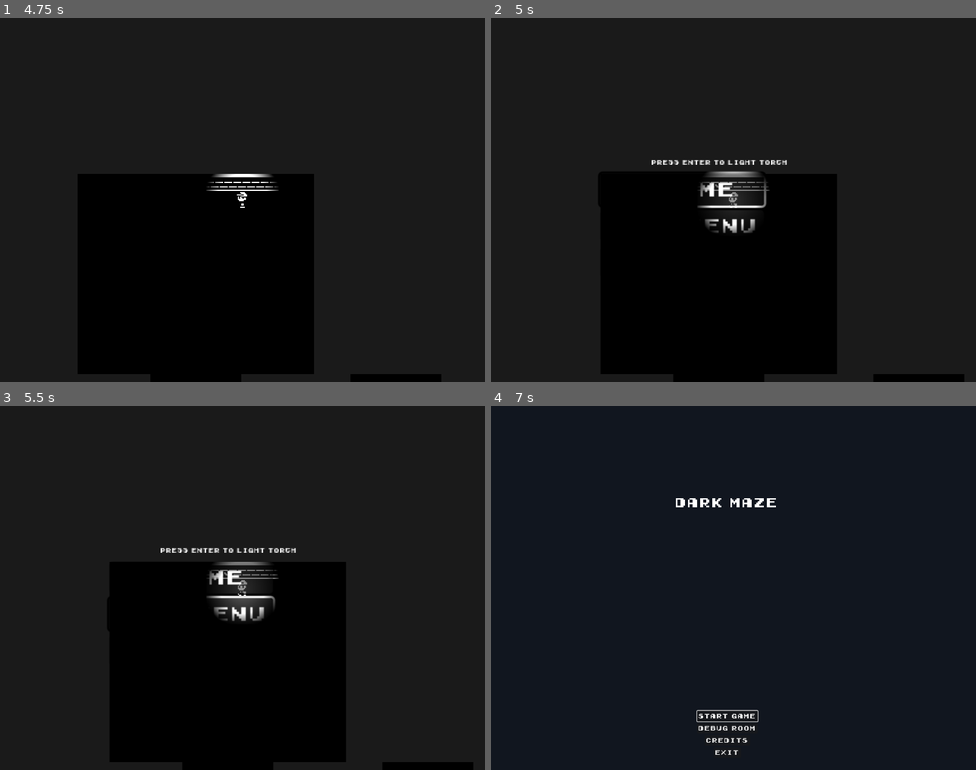
Above: before the commit, frames 1-4 (two rows, left to right).
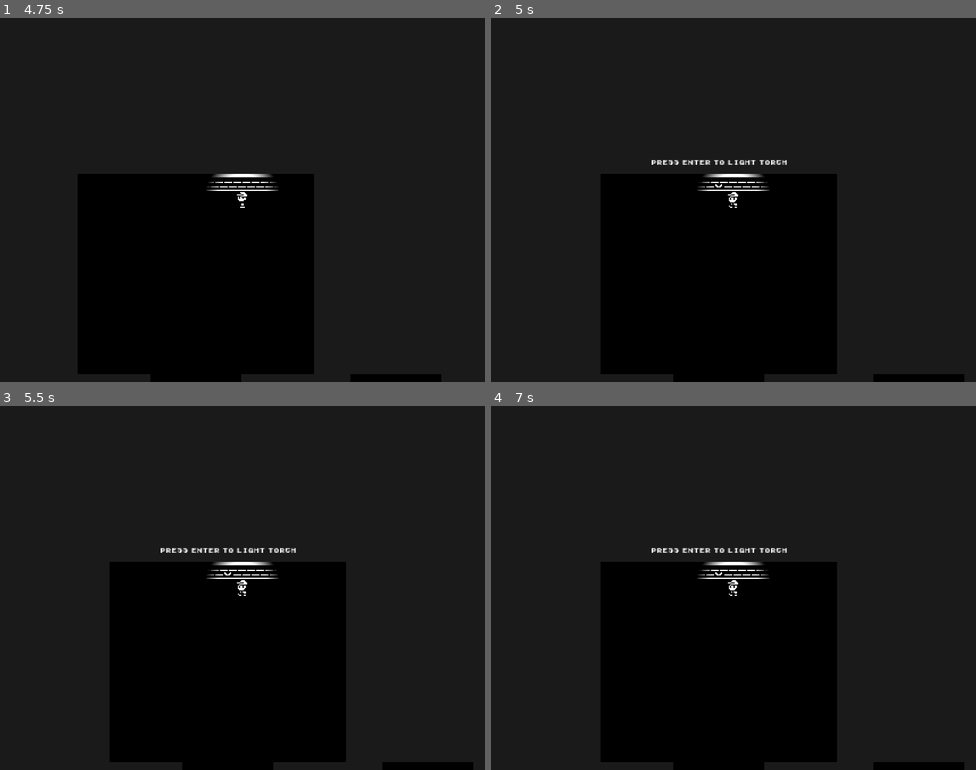
Above: after the commit, the same moments.

Repository: SimoneTomasella2002/DarkMaze
Game: Godot game, scene res://scenes/ui/menus/main_menu/main_menu.tscn
Two runs of this game, one before a commit and one after it. Both use one fixed random seed, a clock stepped at 60 frames per second and the inputs below.
Inputs (mouse positions are in pixels of both pictures, inside the frame that each line leads up to):
- Up to frame 1 (4.75 s): click "Debug Room" at 0.5 s; hold Right (right) 1.28-2.03 s; tap F (interact) every 0.75 s from 1.35 to 4.35 s; tap Enter every 0.75 s from 2 to 4.25 s; hold Down (down) 2.03-2.78 s; hold Right (right) 2.78-3.53 s; hold Up (up) 3.53-4.28 s; hold Left (left) from 4.28 s (still down)
- Up to frame 2 (5 s): keep holding Left (left); tap Escape (menu) at 4.9 s
- Up to frame 3 (5.5 s): release Left (left) at 5 s; click (189, 613) at 5 s, where only the run before the commit has a clickable "Main Menu"
- Up to frame 4 (7 s): click (680, 577) at 5.75 s, where only the run before the commit has a clickable "Resume"; click (728, 740) at 6.5 s, where only the run before the commit has a clickable "Credits"

Frame 1 is identical in both runs. In frame 2, 1.3% of the frame differs, in the area x 22-57%, y 42-60%; in frame 3, 1.4%; in frame 4, 28%, in the area x 22-98%, y 25-100%.

Commit message:
Fixed glitches with the pause menu
Ancora da fixare:
- Luci sull' IU del menù
- IU da centrare al centro dello schermo (sono già presenti due signal, una variabile e qualche funzione non utilizzate che serviranno per il posizionamento corretto del menù al centro dello schermo)

Diff:
--- a/entities/player/player.gd
+++ b/entities/player/player.gd
@@ -1,6 +1,8 @@
 extends CharacterBody2D
 
 @onready var anim = $AnimatedSprite2D
+
+signal player_position
 
 # Const and variables
 const SPEED = 250.0
@@ -13,6 +15,9 @@
 # Default functions
 func _ready():
 	anim.play("idle_left_right")
+
+func _input(event: InputEvent) -> void:
+	GameManager.menu_opened.connect(_on_pause_menu_opened)
 
 # Beta version of movements, must be improved on
 func _physics_process(delta: float) -> void:
@@ -60,3 +65,7 @@
 		else:
 			anim.play("walking_down")
 			last_movement = "walking_down"
+
+func _on_pause_menu_opened():
+	var playerPos: Vector2 = self.get_global_position()
+	player_position.emit(playerPos)
--- a/scenes/levels/scripts/game_manager.gd
+++ b/scenes/levels/scripts/game_manager.gd
@@ -1,4 +1,6 @@
 extends Node
+
+signal menu_opened
 
 var pause_menu = load("res://scenes/ui/menus/pause_menu/pause_menu.tscn")
 var _pause_scene = null
@@ -7,6 +9,7 @@
 	if event.is_action_pressed("menu"):
 		var scene_path = get_tree().get_first_node_in_group("levels")
 		if scene_path != null:
+			menu_opened.emit()
 			_pause_scene = pause_menu.instantiate()
 			_pause_scene.menu_closed.connect(_on_menu_closed)
 			get_tree().root.add_child(_pause_scene)
--- a/scenes/transitions/fade_transition.gd
+++ b/scenes/transitions/fade_transition.gd
@@ -11,8 +11,12 @@
 	await animation_player.animation_finished
 	get_tree().change_scene_to_file(next_scene)
 	animation_player.play_backwards("fade")
+	GameManager.menu_opened.connect(_on_menu_opened) #If menu is opened while fade transition is happening, it stops
 	await animation_player.animation_finished
 	color_rect.hide()
+
+func _on_menu_opened():
+	animation_player.stop()
 
 func reload_scene() -> void:
 	animation_player.play("fade")
--- a/scenes/ui/menus/pause_menu/pause_menu.gd
+++ b/scenes/ui/menus/pause_menu/pause_menu.gd
@@ -5,7 +5,12 @@
 @onready var resume: Button = $MarginContainer/VBoxContainer/Resume
 
 func _ready():
+	self.position = get_viewport_rect().size/2
 	resume.grab_focus()
+
+func _input(event: InputEvent) -> void:
+	if event.is_action_pressed("menu"):
+		pass
 
 func _on_resume_pressed():
 	menu_closed.emit()
@@ -14,4 +19,5 @@
 	get_tree().quit()
 
 func _on_back_pressed():
+	menu_closed.emit()
 	FadeTransition.load_scene("res://scenes/ui/menus/main_menu/main_menu.tscn")
--- a/scenes/ui/menus/pause_menu/pause_menu.tscn
+++ b/scenes/ui/menus/pause_menu/pause_menu.tscn
@@ -19,13 +19,25 @@
 anchor_bottom = 1.0
 grow_horizontal = 2
 grow_vertical = 2
+size_flags_horizontal = 4
+size_flags_vertical = 4
 theme = SubResource("Theme_4bfeh")
 script = ExtResource("2_jc32t")
+metadata/_edit_use_anchors_ = true
 
 [node name="MarginContainer" type="MarginContainer" parent="."]
-layout_mode = 0
-offset_right = 40.0
-offset_bottom = 40.0
+layout_mode = 1
+anchors_preset = 8
+anchor_left = 0.5
+anchor_top = 0.5
+anchor_right = 0.5
+anchor_bottom = 0.5
+offset_left = -72.0
+offset_top = -46.0
+offset_right = 72.0
+offset_bottom = 46.0
+grow_horizontal = 2
+grow_vertical = 2
 
 [node name="VBoxContainer" type="VBoxContainer" parent="MarginContainer"]
 layout_mode = 2
